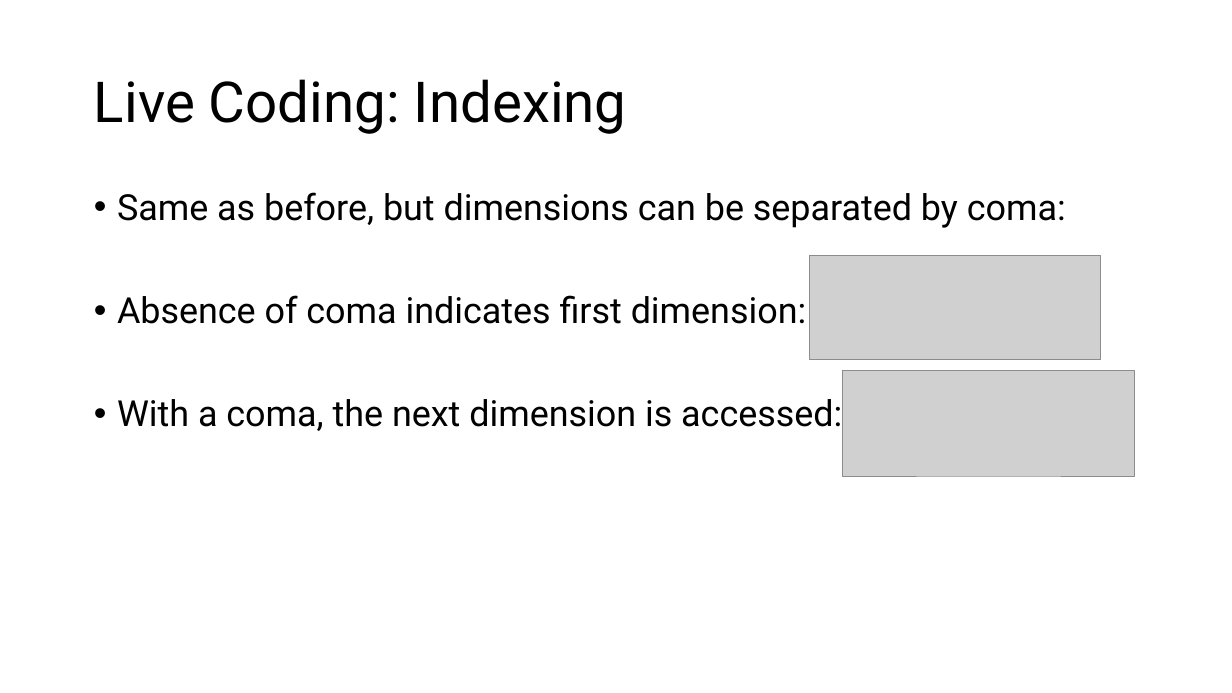
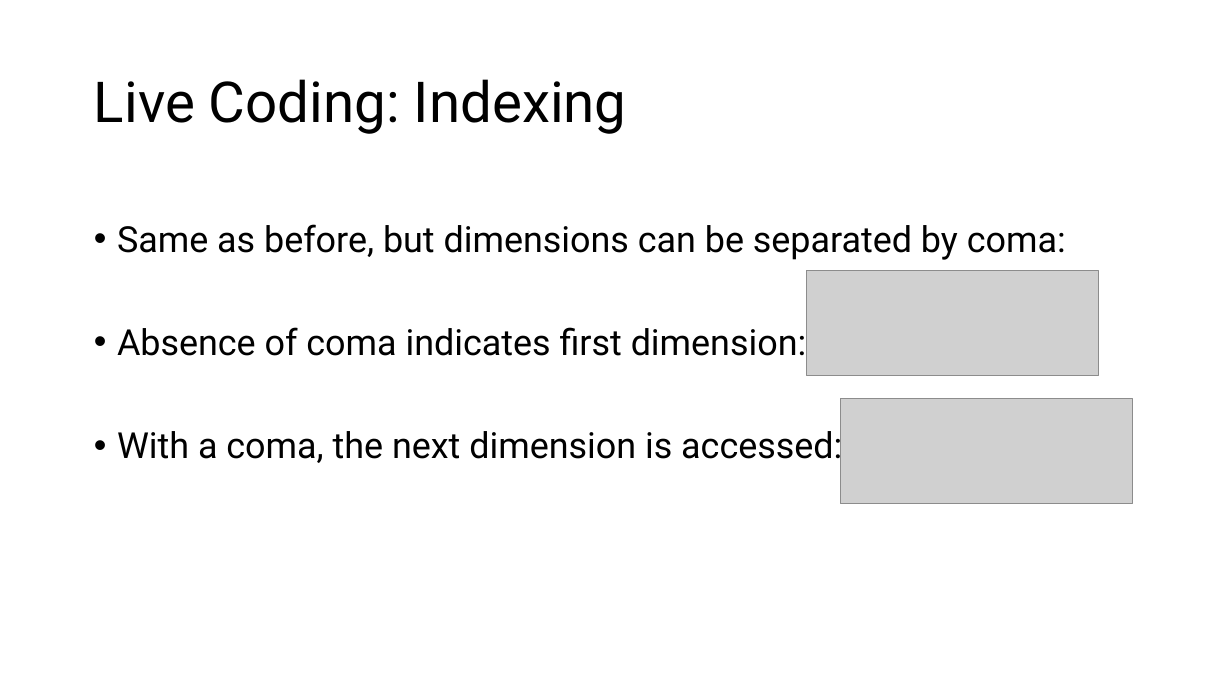
Before and after one commit to jonathanbollig/pycophy, a slide deck: slide 5 of Lecture Resources/Lecture Powerpoints/Chunk 10 - 2D numpy and mpl.pptx. Drawn at 1232x693 pixels with LibreOffice and Linux fonts; fonts in the diff are those of the drawing; grey boxes stand for pictures. Boxes give left, top, right and bottom in pixels: in the first picture for what was removed or moved away, otherwise in the second. Text is boxed around its words. In the diff, an @@ line names an element or a change of style, - is before the commit and + after.

```diff
--- a/Lecture Resources/Lecture Powerpoints/Chunk 10 - 2D numpy and mpl.pptx
+++ b/Lecture Resources/Lecture Powerpoints/Chunk 10 - 2D numpy and mpl.pptx
@@ text "Same as before, but dimensions ..." rewrapped from [117,192,1066,431] to [117,224,1066,467] @@
@@ picture: place and size @@
-picture at [810,255,1102,360]
+picture at [807,271,1099,375]
@@ picture: place and size @@
-picture at [843,371,1135,476]
+picture at [841,398,1133,504]
```
Also in this commit, not shown: 4 other slides changed, 4 other files.
